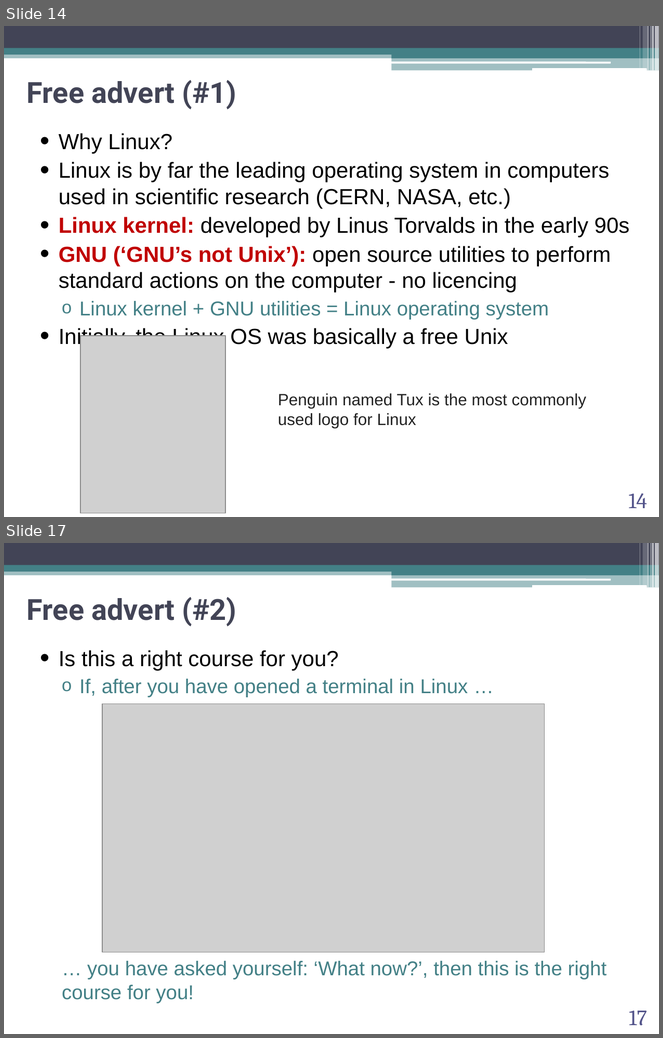
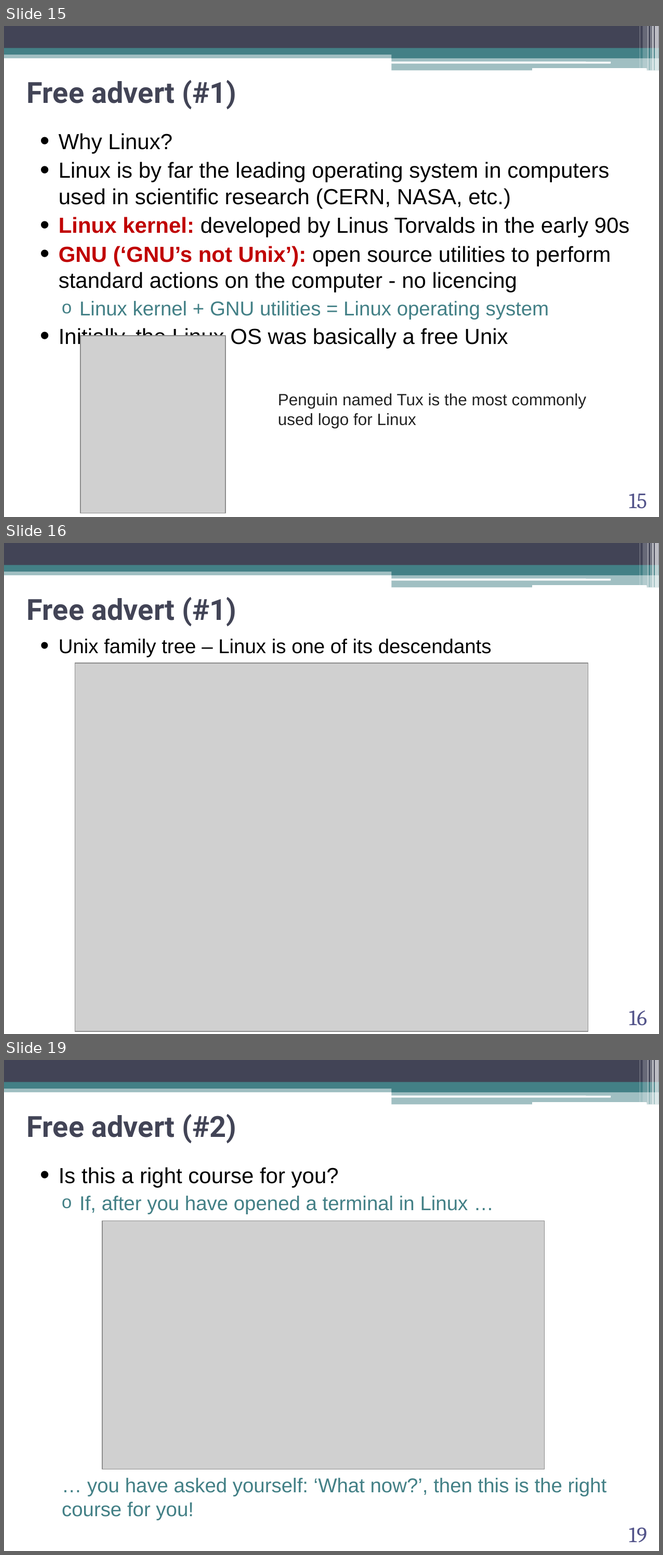
Before and after one commit to abilandz/PH8124, a slide deck: Lecture_1/ABilandzic_PH8124_SS2022.pptx. Shown one above the other, each under a label of ours: slides 14 and 17 before the commit, slides 15, 16 and 19 after it; the slides between them are not shown. The pictures are 663x1038 and 663x1555 pixels, drawn with LibreOffice and Linux fonts; fonts in the diff are those of the drawing; grey boxes stand for pictures; background and template pictures are left out. Boxes give left, top, right and bottom in pixels: in the first picture for what was removed or moved away, otherwise in the second. Text is boxed around its words. In the diff, an @@ line names an element or a change of style, - is before the commit and + after.

```diff
--- a/Lecture_1/ABilandzic_PH8124_SS2022.pptx
+++ b/Lecture_1/ABilandzic_PH8124_SS2022.pptx
@@ slide 16 added at (x1=4, y1=543, x2=659, y2=1034), background #FFFFFF; not listed: 13 template elements that a slide beside it also shows @@
@@ title added at (x1=27, y1=597, x2=237, y2=626), 32 pt, text #424456, bold @@
+Free advert (#1)
@@ text added at (x1=59, y1=639, x2=492, y2=657), 22 pt, text #000000 @@
+• Unix family tree – Linux is one of its descendants
@@ picture added at (x1=75, y1=663, x2=588, y2=1032) @@
@@ page number added at (x1=629, y1=1011, x2=647, y2=1026), 24 pt, text #53548A @@
+16
@@ what was slide 14 is now slide 15 @@
@@ page number at (x1=629, y1=494, x2=647, y2=509): text changed @@
-14
+15
@@ what was slide 17 is now slide 19 @@
@@ page number at (x1=629, y1=1528, x2=647, y2=1543): text changed @@
-17
+19
```
Also in this commit, not shown: 9 slides changed, 2 other slides added, 1 other file.
